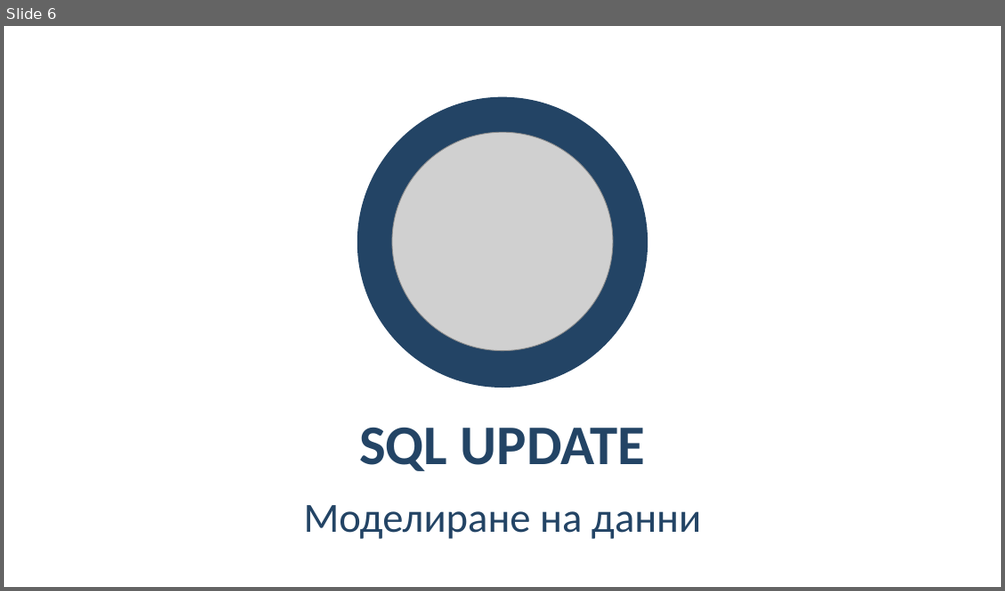
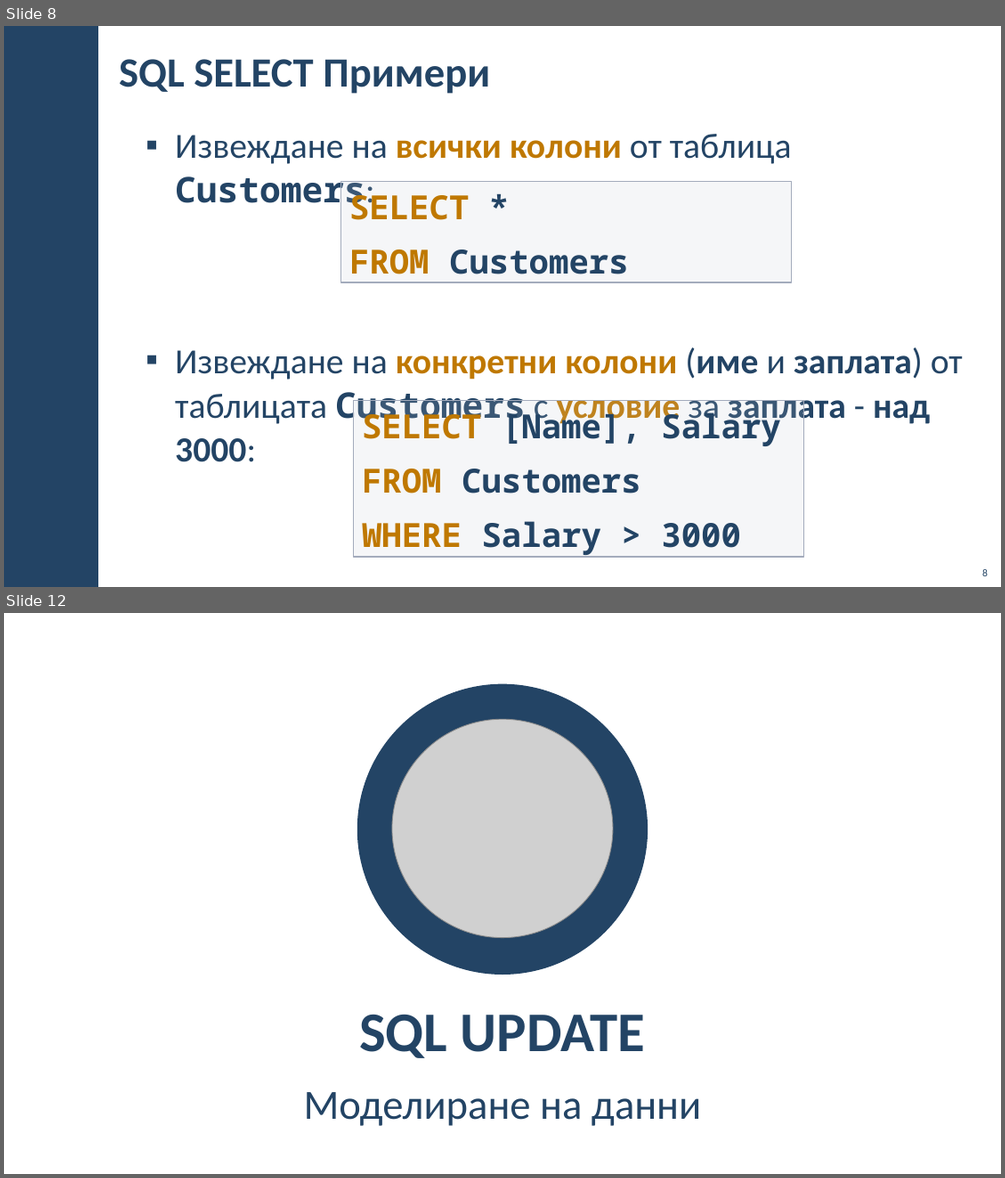
Before and after one commit to BG-IT-Edu/School-Programming, a slide deck: Courses/Software-Sciences/Module-3-Databases-New/05-SQL-INSERT-UPDATE-DELETE/05-SQL-INSERT-UPDATE-DELETE.pptx. Shown one above the other, each under a label of ours: slide 6 before the commit, slides 8 and 12 after it; the slides between them are not shown. The pictures are 1005x591 and 1005x1178 pixels, drawn with LibreOffice and Linux fonts; fonts in the diff are those of the drawing; grey boxes stand for pictures; background and template pictures are left out. Boxes give left, top, right and bottom in pixels: in the first picture for what was removed or moved away, otherwise in the second. Text is boxed around its words. In the diff, an @@ line names an element or a change of style, - is before the commit and + after.

```diff
--- a/Courses/Software-Sciences/Module-3-Databases-New/05-SQL-INSERT-UPDATE-DELETE/05-SQL-INSERT-UPDATE-DELETE.pptx
+++ b/Courses/Software-Sciences/Module-3-Databases-New/05-SQL-INSERT-UPDATE-DELETE/05-SQL-INSERT-UPDATE-DELETE.pptx
@@ slide 8 added at [4,26,1001,587], background #FFFFFF @@
@@ rectangle added at [4,26,98,587], fill #234465 @@
@@ title added at [119,59,490,94], 40 pt, text #234465, bold @@
+SQL SELECT Примери
@@ text added at [175,134,963,462], 34 pt, text #234465, bold @@
+▪ Извеждане на всички колони от таблица Customers:
+▪ Извеждане на конкретни колони (име и заплата) от таблицата Customers с условие за заплата - над 3000:
@@ rectangle added at [340,182,792,282], fill #C2C7D2 at 15% opacity, outline #A3ABBC 1 pt, 32 pt, text #BF7800, bold @@
+SELECT *
+FROM Customers
@@ rectangle added at [353,401,804,557], fill #C2C7D2 at 15% opacity, outline #A3ABBC 1 pt, 32 pt, text #234465, bold @@
+SELECT [Name], Salary
+FROM Customers
+WHERE Salary > 3000
@@ page number added at [982,569,987,576], 10 pt, text #234465 @@
+8
@@ what was slide 6 is now slide 12 @@
```
Also in this commit, not shown: 5 other slides added.
